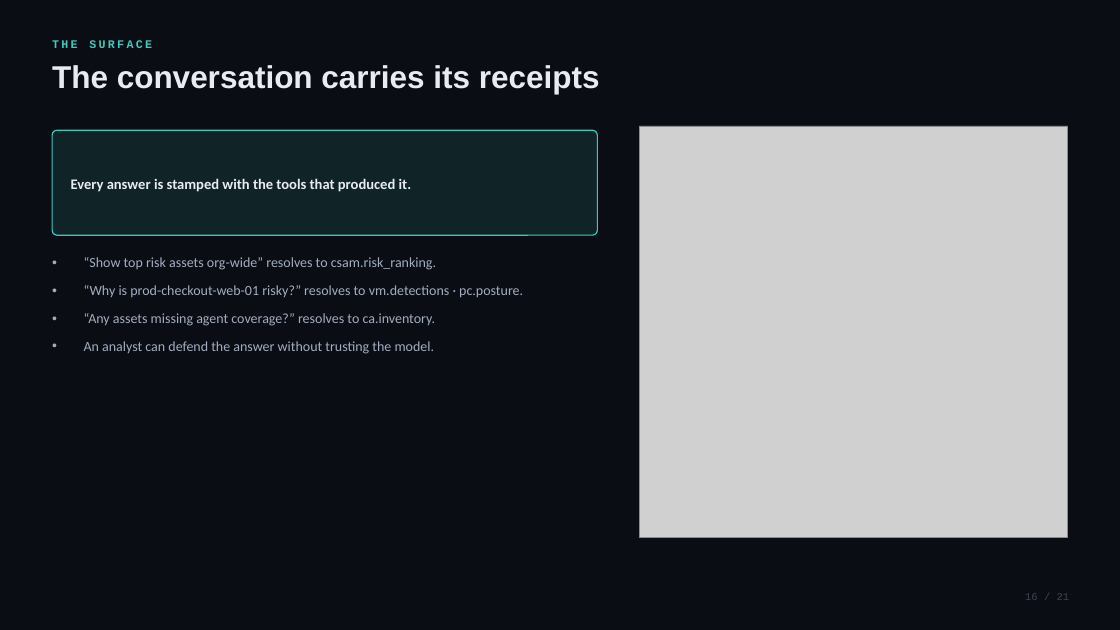
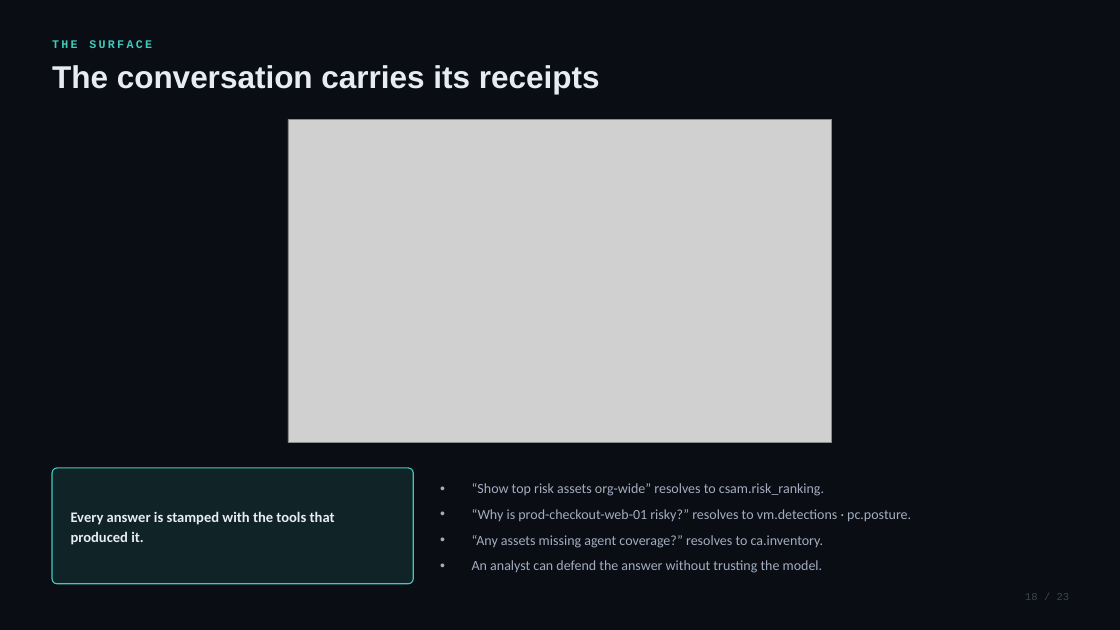
Before and after one commit to mayukhg/qualys-mcp-app, a slide deck: slide 18 of portfolio/risk-copilot-deck-full.pptx (slide 16 before the commit). Drawn at 1120x630 pixels with LibreOffice and Linux fonts; fonts in the diff are those of the drawing; grey boxes stand for pictures. Boxes give left, top, right and bottom in pixels: in the first picture for what was removed or moved away, otherwise in the second. Text is boxed around its words. In the diff, an @@ line names an element or a change of style, - is before the commit and + after.

```diff
--- a/portfolio/risk-copilot-deck-full.pptx
+++ b/portfolio/risk-copilot-deck-full.pptx
@@ picture: place and size @@
-picture at (639, 126, 1068, 538)
+picture at (288, 119, 832, 443)
@@ rounded rectangle: place and size @@
-rounded rectangle at (52, 130, 597, 235)
+rounded rectangle at (52, 468, 413, 584)
@@ rounded rectangle at (52, 468, 413, 584): proportions changed @@
@@ text "Every answer is stamped with ..." rewrapped from (71, 178, 412, 192) to (71, 511, 335, 545) @@
@@ text "“Show top risk assets org-wide” ...": place and size @@
-text "“Show top risk assets org-wide” ..." at (84, 257, 523, 354)
+text "“Show top risk assets org-wide” ..." at (472, 483, 911, 573)
@@ text "“Show top risk assets org-wide” ..." at (472, 483, 911, 573): less space between paragraphs; vertical alignment top to middle @@
```
Also in this commit, not shown: 18 other slides changed, 3 slides added, 1 slide removed, 7 other files.
